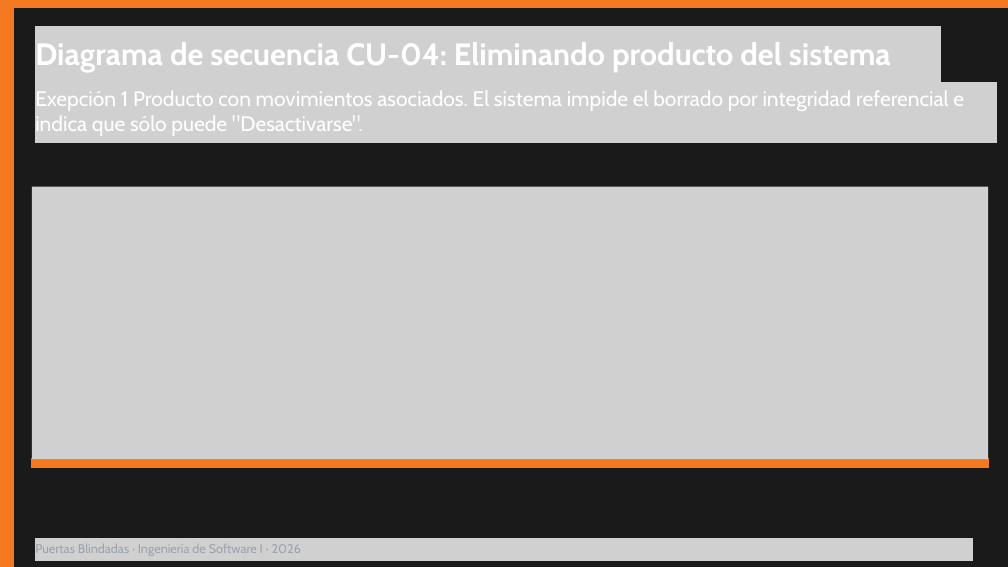
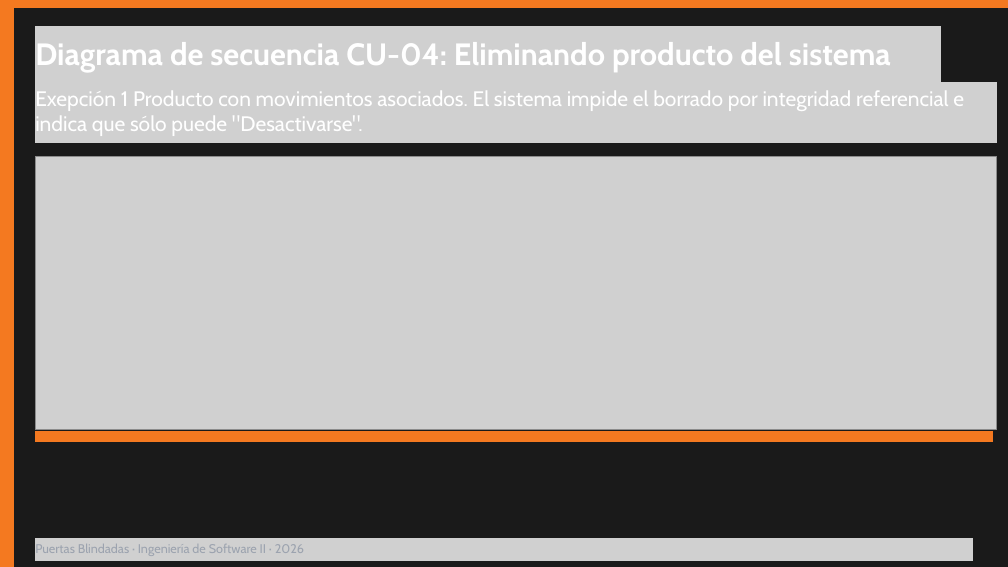
Before and after one commit to Puertasblindadasgrupo14inventario/Puertas-Blindadas-Inventario, a slide deck: slide 17 of Incremento 1 - grupo 14/Incremento 1 - Anexos - Grupo 14.pptx. Drawn at 1008x567 pixels with LibreOffice and Linux fonts; fonts in the diff are those of the drawing; grey boxes stand for pictures. Boxes give left, top, right and bottom in pixels: in the first picture for what was removed or moved away, otherwise in the second. Text is boxed around its words. In the diff, an @@ line names an element or a change of style, - is before the commit and + after.

```diff
--- a/Incremento 1 - grupo 14/Incremento 1 - Anexos - Grupo 14.pptx
+++ b/Incremento 1 - grupo 14/Incremento 1 - Anexos - Grupo 14.pptx
@@ picture: place and size @@
-picture at box(32, 186, 988, 459)
+picture at box(35, 156, 997, 429)
@@ freeform shape: place and size @@
-freeform shape at box(31, 459, 988, 468)
+freeform shape at box(35, 432, 992, 441)
@@ text at box(35, 544, 304, 556): text changed @@
-Puertas Blindadas · Ingeniería de Software I · 2026
+Puertas Blindadas · Ingeniería de Software II · 2026
```
Also in this commit, not shown: 22 other slides changed.
